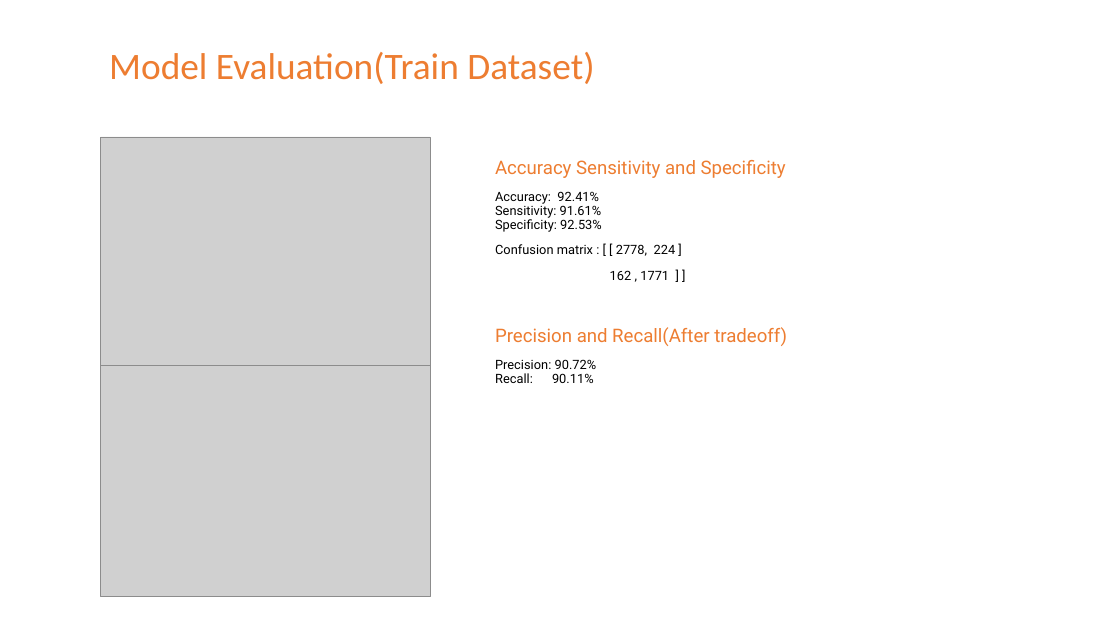
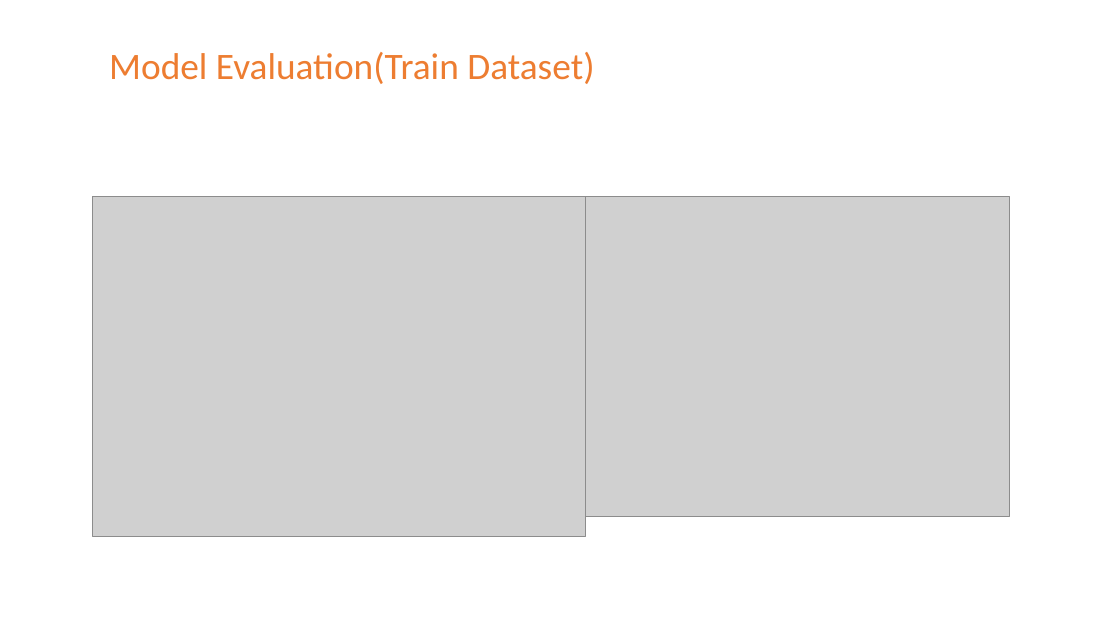
Before and after one commit to giridharchalla2k8/lead_scoring_case_study, a slide deck: slide 16 of Lead_Scoring_Case_study.pptx. Drawn at 1120x630 pixels with LibreOffice and Linux fonts; fonts in the diff are those of the drawing; grey boxes stand for pictures. Boxes give left, top, right and bottom in pixels: in the first picture for what was removed or moved away, otherwise in the second. Text is boxed around its words. In the diff, an @@ line names an element or a change of style, - is before the commit and + after.

```diff
--- a/Lead_Scoring_Case_study.pptx
+++ b/Lead_Scoring_Case_study.pptx
@@ text removed at bbox=[495, 160, 787, 383] @@
-Accuracy Sensitivity and Specificity
-Accuracy: 92.41%
-Sensitivity: 91.61%
-Specificity: 92.53%
-Confusion matrix : [ [ 2778, 224 ]
-162 , 1771 ] ]
-Precision and Recall(After tradeoff)
-Precision: 90.72%
-Recall: 90.11%
@@ picture: place and size @@
-picture at bbox=[101, 137, 430, 365]
+picture at bbox=[93, 196, 586, 537]
@@ picture: place and size @@
-picture at bbox=[101, 349, 430, 597]
+picture at bbox=[586, 196, 1010, 516]
```
Also in this commit, not shown: 15 other slides changed, 2 other files.
